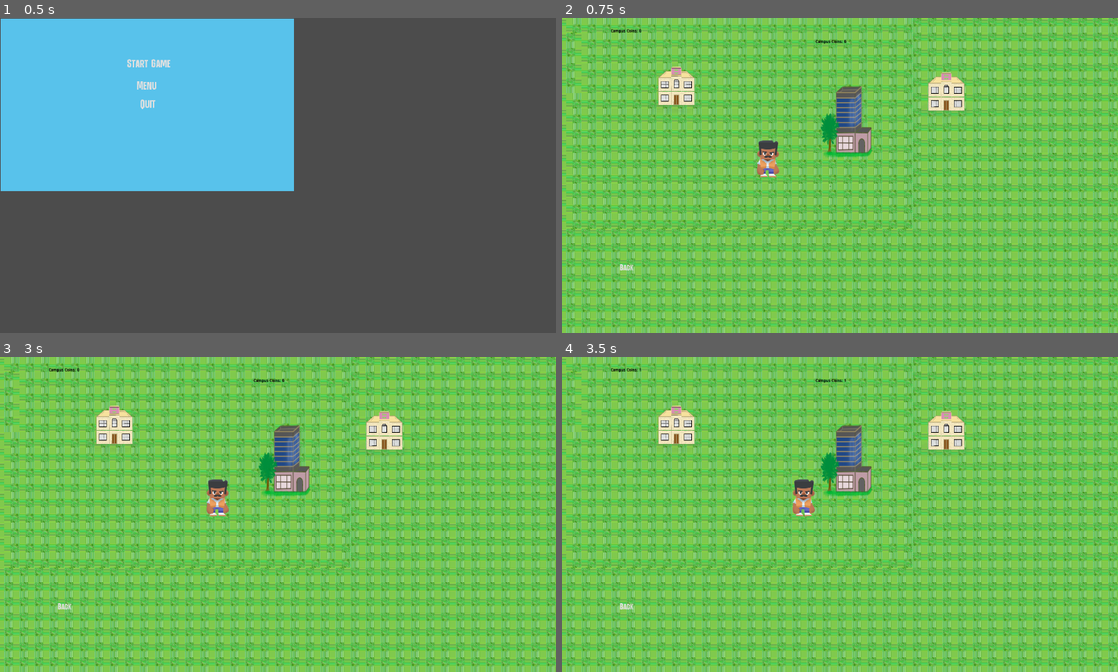
Above: before the commit, frames 1-4 (two rows, left to right).
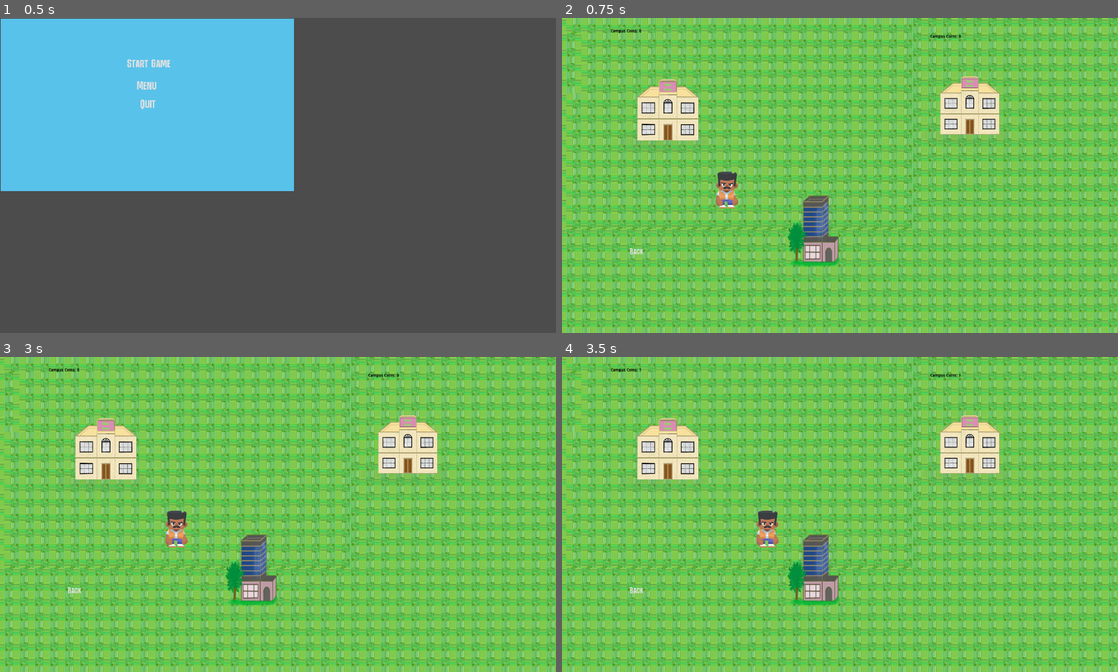
Above: after the commit, the same moments.

Repository: xLegoshiWolfx/Campus_Clash_Protoytpe
Game: Godot game, scene res://Scene/Main_Menu.tscn
Two runs of this game, one before a commit and one after it. Both use one fixed random seed, a clock stepped at 60 frames per second and the inputs below.
Inputs:
- Up to frame 1 (0.5 s): no input
- Up to frame 2 (0.75 s): click "Start Game" at 0.5 s
- Up to frame 3 (3 s): click "Back" at 1.25 s; click "Start Game" at 2 s; tap Enter at 2.75 s; hold Right (move_right) from 2.78 s (still down)
- Up to frame 4 (3.5 s): keep holding Right (move_right)

Frame 1 is identical in both runs. In frame 2, 7.9% of the frame differs, in the area x 10-83%, y 5-89%; in frame 3, 7.9%; in frame 4, 7.9%.

Commit message:
Changed names and edited positions
Just some stuff and things.

Diff:
--- a/Scene/Main_Game.tscn
+++ b/Scene/Main_Game.tscn
@@ -3,7 +3,7 @@
 [ext_resource path="res://Tile Map/Tile_map_texture.tres" type="TileSet" id=1]
 [ext_resource path="res://PNG/Tile.png" type="Texture" id=2]
 [ext_resource path="res://PNG/Character_idle.png" type="Texture" id=3]
-[ext_resource path="res://PNG/Chloe_tower_1.png" type="Texture" id=4]
+[ext_resource path="res://PNG/Chloe_Tower.png" type="Texture" id=4]
 [ext_resource path="res://Scene/Human Timer Scene.gd" type="Script" id=5]
 [ext_resource path="res://highman/Highman.ttf" type="DynamicFontData" id=6]
 [ext_resource path="res://Scene/Human Timer.gd" type="Script" id=7]
@@ -12,7 +12,7 @@
 [ext_resource path="res://PNG/Birta_Building.png" type="Texture" id=10]
 
 [sub_resource type="RectangleShape2D" id=1]
-extents = Vector2( 759.182, 989.939 )
+extents = Vector2( 1349.06, 1688.78 )
 
 [sub_resource type="RectangleShape2D" id=2]
 extents = Vector2( 57.8546, 58.7715 )
@@ -34,7 +34,7 @@
 tile_data = PoolIntArray( -2, 0, 0, -1, 1610612736, 0, -65536, 1610612736, 0, -65535, 1610612736, 0, -65534, 1610612736 …(13895 unchanged characters)…
 
 [node name="Human Building" type="KinematicBody2D" parent="."]
-position = Vector2( 327.111, 190.042 )
+position = Vector2( 293.111, 258.042 )
 scale = Vector2( 0.118008, 0.155884 )
 __meta__ = {
 "_edit_group_": true,
@@ -47,22 +47,25 @@
 shape = SubResource( 1 )
 
 [node name="HumanBuildingSprite" type="Sprite" parent="Human Building"]
-position = Vector2( 84.74, 0 )
+position = Vector2( 177.954, 128.3 )
+scale = Vector2( 3.96259, 3.72751 )
 texture = ExtResource( 4 )
 
 [node name="AI Building" type="KinematicBody2D" parent="."]
-position = Vector2( 1269.89, 209.556 )
+position = Vector2( 1179.89, 387.556 )
 scale = Vector2( 0.118, 0.156 )
 __meta__ = {
 "_edit_group_": true
 }
 
 [node name="AICollision" type="CollisionShape2D" parent="AI Building"]
-position = Vector2( -72.5469, 57.2764 )
+position = Vector2( 1351.18, -917.085 )
 scale = Vector2( 0.676451, 0.423397 )
 shape = SubResource( 1 )
 
 [node name="AIBuildingSprite" type="Sprite" parent="AI Building"]
+position = Vector2( 1500, -807.692 )
+scale = Vector2( 3.83038, 3.54617 )
 texture = ExtResource( 4 )
 
 [node name="Currency" type="Node2D" parent="."]
@@ -84,10 +87,10 @@
 [node name="Human Timer Node" type="Timer" parent="Currency"]
 
 [node name="AI Timer Label" type="Label" parent="Currency"]
-margin_left = 809.088
-margin_top = 23.0
-margin_right = 932.088
-margin_bottom = 75.0
+margin_left = 1205.09
+margin_top = 5.0
+margin_right = 1328.09
+margin_bottom = 57.0
 custom_colors/font_color = Color( 0, 0, 0, 1 )
 custom_colors/font_outline_modulate = Color( 0, 0, 0, 1 )
 custom_colors/font_color_shadow = Color( 0, 0, 0, 1 )
@@ -102,7 +105,7 @@
 position = Vector2( 27.961, 73.5786 )
 
 [node name="Player_1" type="KinematicBody2D" parent="Human Player"]
-position = Vector2( 269.865, -61.6487 )
+position = Vector2( 127.865, 46.3513 )
 script = ExtResource( 8 )
 __meta__ = {
 "_edit_group_": true
@@ -118,10 +121,10 @@
 shape = SubResource( 2 )
 
 [node name="Button" type="Button" parent="Human Player"]
-margin_left = 62.326
-margin_top = 718.22
-margin_right = 195.325
-margin_bottom = 763.221
+margin_left = 96.326
+margin_top = 662.22
+margin_right = 229.325
+margin_bottom = 707.221
 custom_fonts/font = SubResource( 3 )
 text = "Back"
 flat = true
@@ -138,18 +141,21 @@
 texture = ExtResource( 2 )
 
 [node name="Birta Building" type="KinematicBody2D" parent="."]
-position = Vector2( 1181.89, 308.556 )
+position = Vector2( 1067.89, 686.556 )
 scale = Vector2( 0.118, 0.156 )
+__meta__ = {
+"_edit_group_": true
+}
 
-[node name="Sprite" type="Sprite" parent="Birta Building"]
+[node name="BirtaCollision" type="CollisionShape2D" parent="Birta Building"]
+position = Vector2( -2286.64, -61.5903 )
+shape = SubResource( 4 )
+
+[node name="BirtaSprite" type="Sprite" parent="Birta Building"]
 position = Vector2( -1449.15, 903.846 )
 scale = Vector2( 5.83051, 7.08928 )
 texture = ExtResource( 10 )
 
-[node name="CollisionShape2D" type="CollisionShape2D" parent="Birta Building"]
-position = Vector2( -2252.74, -61.5903 )
-shape = SubResource( 4 )
-
 [connection signal="timeout" from="Currency/Human Timer Node" to="Currency" method="_on_Human_Timer_Node_timeout"]
 [connection signal="timeout" from="Currency/AI Timer Node" to="Currency" method="_on_AI_Timer_Node_timeout"]
 [connection signal="pressed" from="Human Player/Button" to="Human Player/Player_1" method="_on_Button_pressed"]
Binary file added: PNG/Chloe_Tower.png
Not shown, added: PNG/Chloe_Tower.png.import
